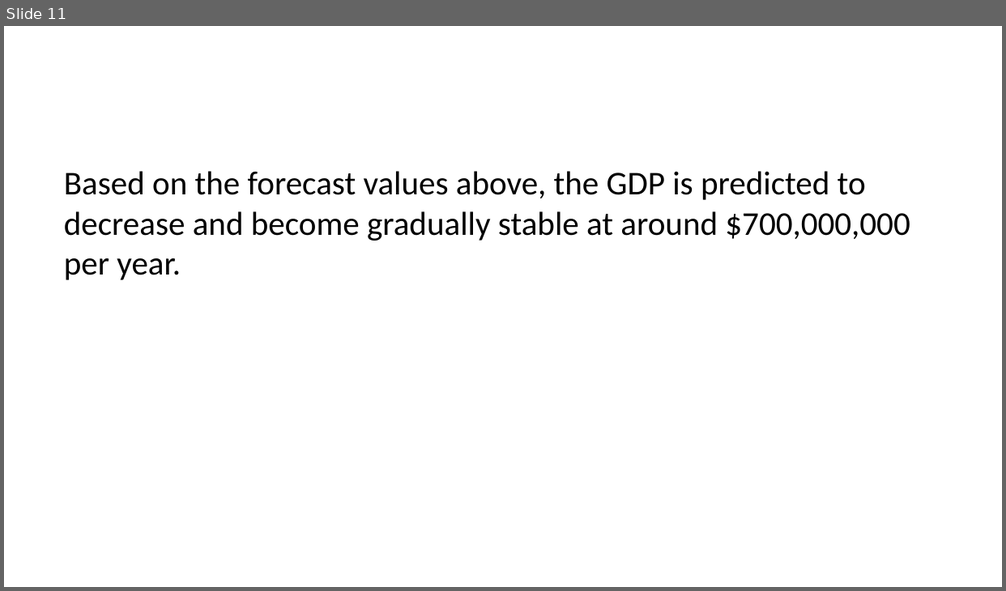
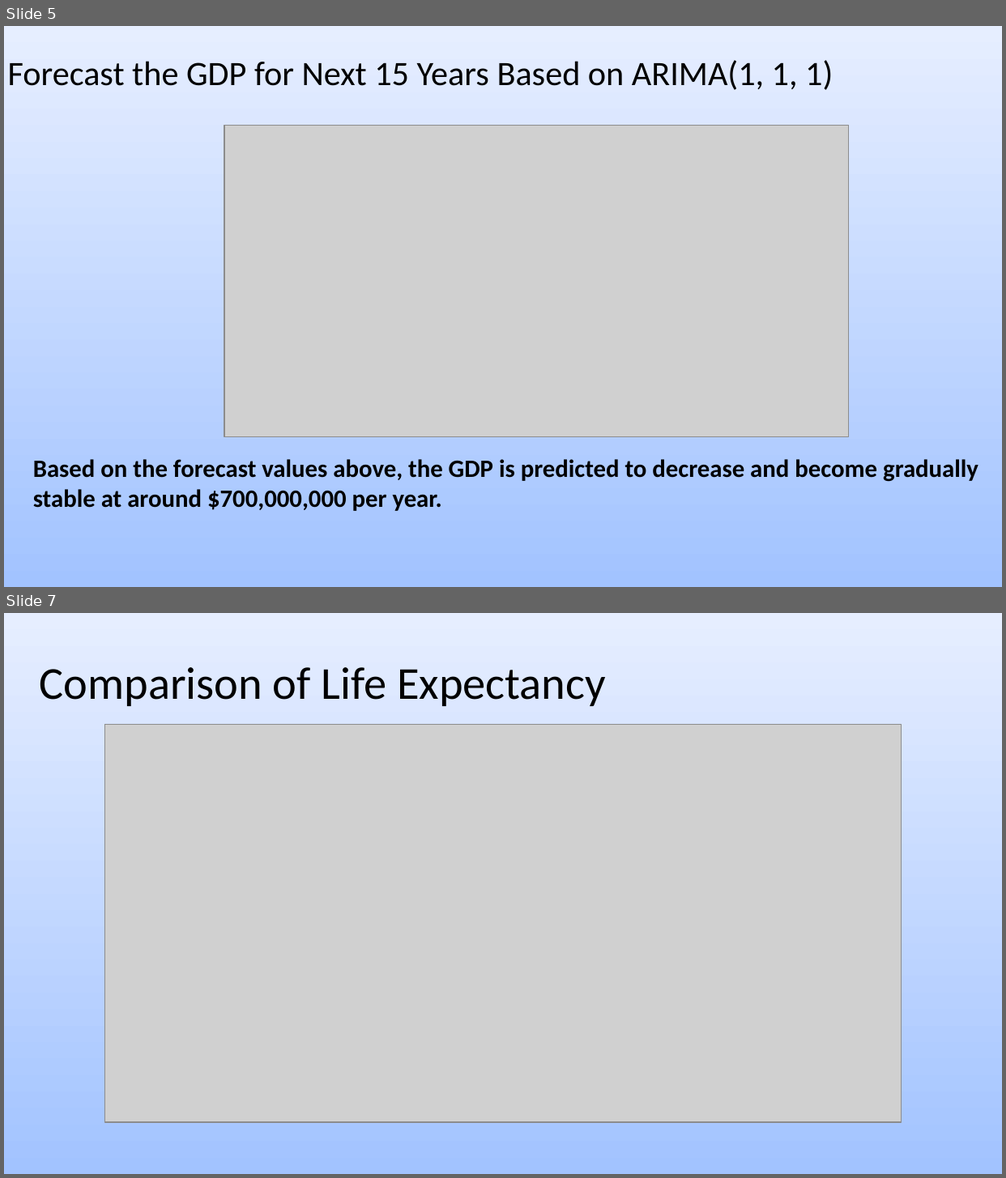
Before and after one commit to msspprojects/615finalproject, a slide deck: 615final2.pptx. Shown one above the other, each under a label of ours: slide 11 before the commit, slides 5 and 7 after it; the slides between them are not shown. The pictures are 1006x591 and 1006x1178 pixels, drawn with LibreOffice and Linux fonts; fonts in the diff are those of the drawing; grey boxes stand for pictures. Boxes give left, top, right and bottom in pixels: in the first picture for what was removed or moved away, otherwise in the second. Text is boxed around its words. In the diff, an @@ line names an element or a change of style, - is before the commit and + after.

```diff
--- a/615final2.pptx
+++ b/615final2.pptx
@@ slide 7 added at box(4, 613, 1002, 1174), background gradient #A2C3FF to #E6EEFF @@
@@ text added at box(40, 667, 606, 706), 33 pt, text #000000 @@
+Comparison of Life Expectancy
@@ picture added at box(104, 725, 900, 1123) @@
@@ what was slide 11 is now slide 5 @@
@@ slide 5 changed as well @@
@@ background #FFFFFF to gradient #A2C3FF to #E6EEFF @@
@@ text added at box(8, 60, 833, 90), 24.8 pt, text #000000 @@
+Forecast the GDP for Next 15 Years Based on ARIMA(1, 1, 1)
@@ picture added at box(224, 125, 848, 437) @@
@@ text "Based on the forecast values ...": place and size @@
-text "Based on the forecast values ..." at box(64, 171, 910, 280)
+text "Based on the forecast values ..." at box(33, 459, 978, 511)
@@ text "Based on the forecast values ..." at box(33, 459, 978, 511): size 24 to 18 pt, bold on @@
```
Also in this commit, not shown: 1 other slide changed, 7 other slides added, 9 slides removed, 7 other files.
